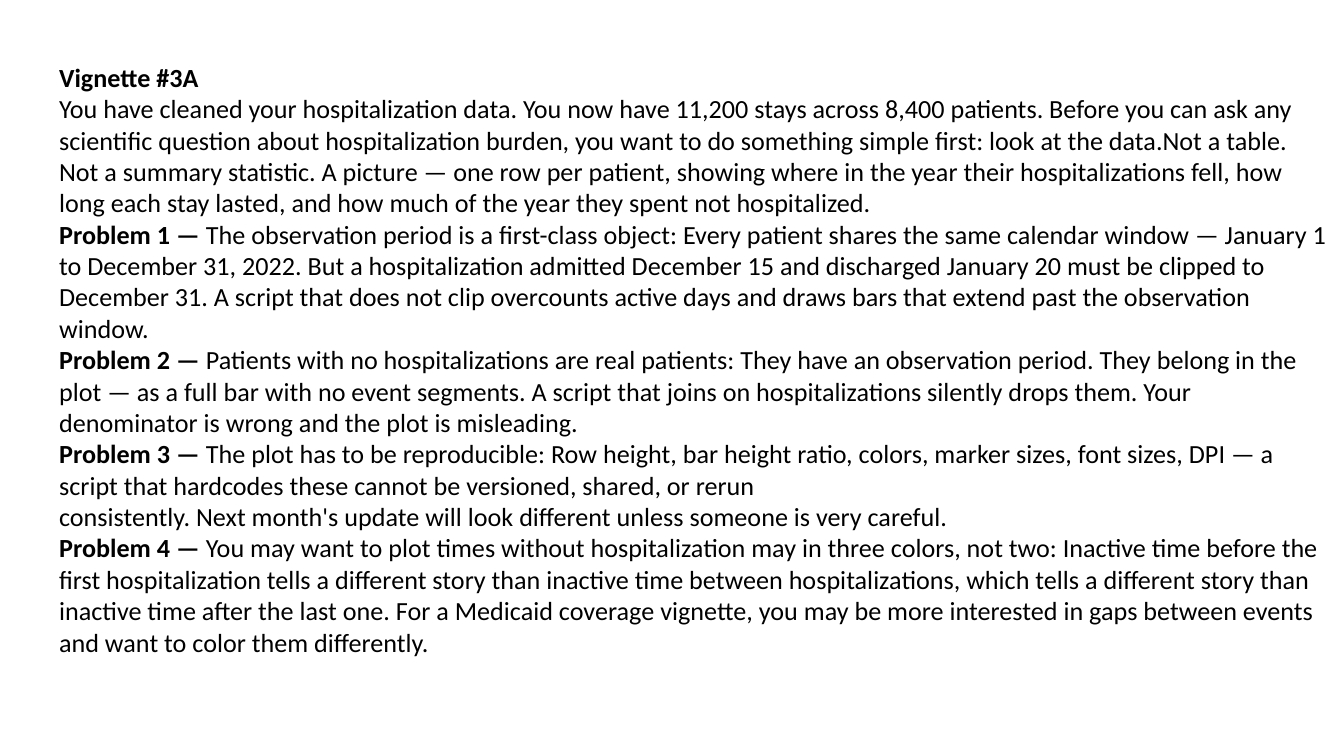
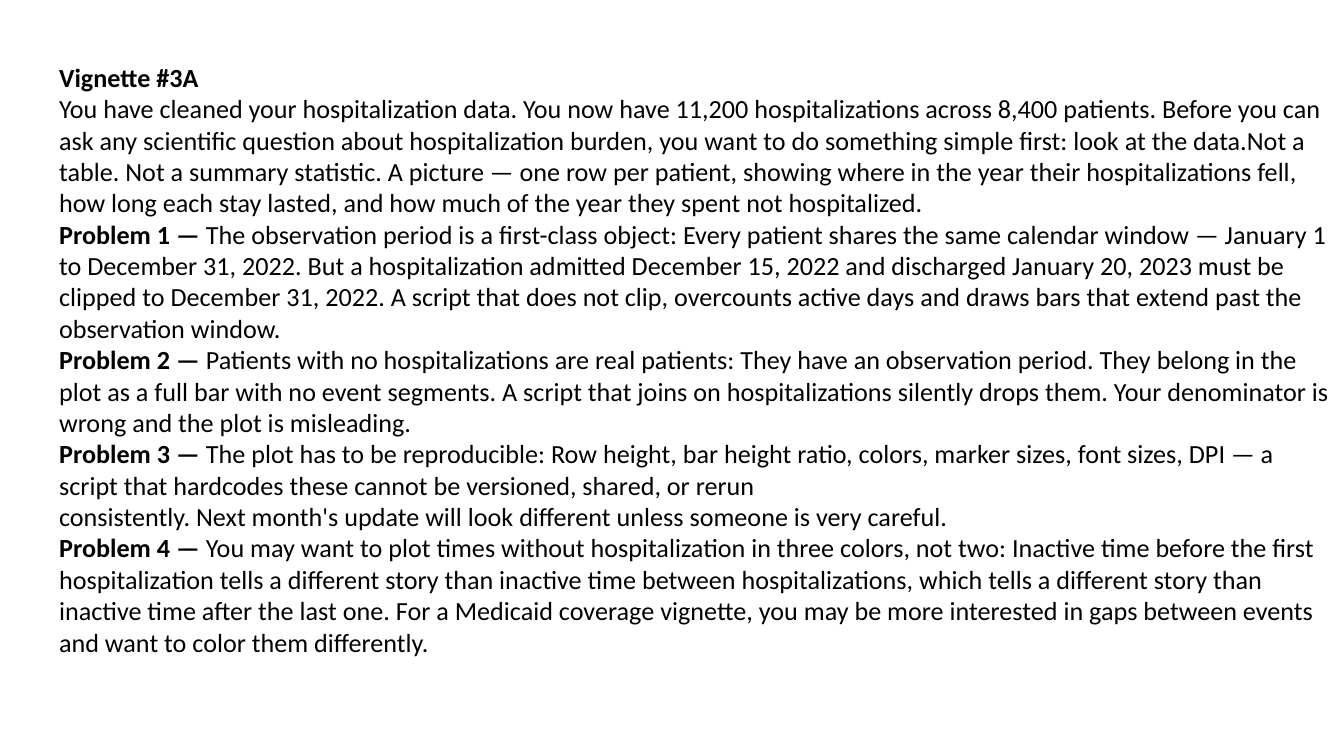
Before and after one commit to djarenas/eventus, a slide deck: slide 16 of docs/eventus_architecture.pptx. Drawn at 1344x756 pixels with LibreOffice and Linux fonts; fonts in the diff are those of the drawing. Boxes give left, top, right and bottom in pixels: in the first picture for what was removed or moved away, otherwise in the second. Text is boxed around its words. In the diff, an @@ line names an element or a change of style, - is before the commit and + after.

```diff
--- a/docs/eventus_architecture.pptx
+++ b/docs/eventus_architecture.pptx
@@ text at [59,100,1328,437]: text changed @@
-You have cleaned your hospitalization data. You now have 11,200 stays across 8,400 patients. Before you can ask any scientific question about hospitalization burden, you want to do something simple first: look at the data.Not a table. Not a summary statistic. A picture — one row per patient, showing where in the year their hospitalizations fell, how long each stay lasted, and how much of the year they spent not hospitalized.
-Problem 1 — The observation period is a first-class object: Every patient shares the same calendar window — January 1 to December 31, 2022. But a hospitalization admitted December 15 and discharged January 20 must be clipped to December 31. A script that does not clip overcounts active days and draws bars that extend past the observation window.
-Problem 2 — Patients with no hospitalizations are real patients: They have an observation period. They belong in the plot — as a full bar with no event segments. A script that joins on hospitalizations silently drops them. Your denominator is wrong and the plot is misleading.
+You have cleaned your hospitalization data. You now have 11,200 hospitalizations across 8,400 patients. Before you can ask any scientific question about hospitalization burden, you want to do something simple first: look at the data.Not a table. Not a summary statistic. A picture — one row per patient, showing where in the year their hospitalizations fell, how long each stay lasted, and how much of the year they spent not hospitalized.
+Problem 1 — The observation period is a first-class object: Every patient shares the same calendar window — January 1 to December 31, 2022. But a hospitalization admitted December 15, 2022 and discharged January 20, 2023 must be clipped to December 31, 2022. A script that does not clip, overcounts active days and draws bars that extend past the observation window.
+Problem 2 — Patients with no hospitalizations are real patients: They have an observation period. They belong in the plot as a full bar with no event segments. A script that joins on hospitalizations silently drops them. Your denominator is wrong and the plot is misleading.
@@ text at [59,538,1313,657]: text changed @@
-Problem 4 — You may want to plot times without hospitalization may in three colors, not two: Inactive time before the first hospitalization tells a different story than inactive time between hospitalizations, which tells a different story than inactive time after the last one. For a Medicaid coverage vignette, you may be more interested in gaps between events and want to color them differently.
+Problem 4 — You may want to plot times without hospitalization in three colors, not two: Inactive time before the first hospitalization tells a different story than inactive time between hospitalizations, which tells a different story than inactive time after the last one. For a Medicaid coverage vignette, you may be more interested in gaps between events and want to color them differently.
```
Also in this commit, not shown: 4 other slides changed, 3 slides added, 1 slide removed.
